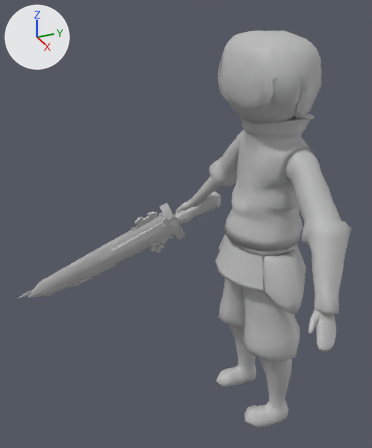
Renders of the FBX model Assets/massa/a_princeMassa_ka_3.fbx from each side of a commit.
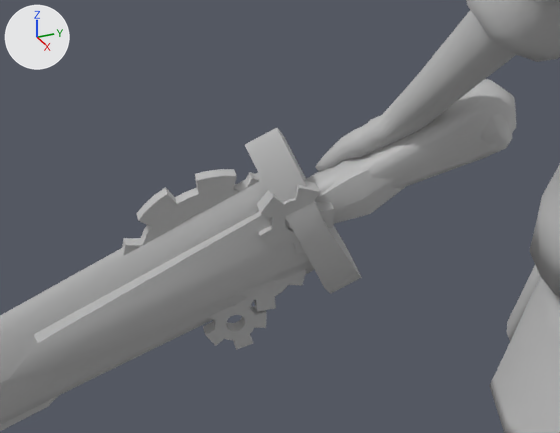
The first picture shows the older version from a camera (50 mm lens) standing at (0.189, -0.127, 0.114) and looking at (-0.058, -0.016, -0.01). The close-ups show both versions on the part from 28% to 62% of the width and 39% to 61% of the height of that picture. The axes (+X, +Y, +Z) are drawn at upper left. The lights are the same throughout. Where no turn or scale is listed for an object, it has been applied to the vertices.

The first close-up shows 'choco_sword', 'm_baseSword_an_2:Default', 'm_princeMassa_an_2:Default'.
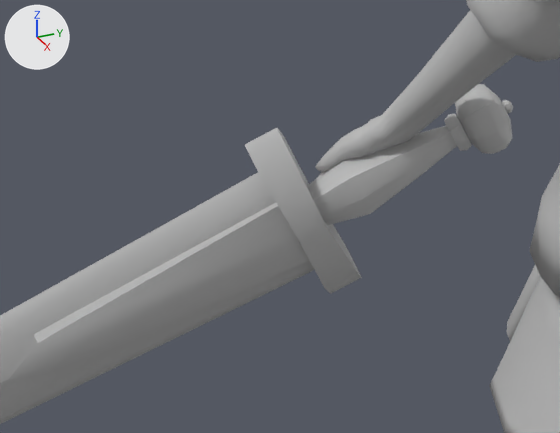
Where the change shows, as pixel boxes [x1, y1, x2, y2] in the close-ups (560 x 433 px):
'choco_sword', deleted
    before: [0, 79, 517, 431]

Diff of the bpy script that builds the scene:
```diff
--- a/Assets/massa/a_princeMassa_ka_3.fbx.py
+++ b/Assets/massa/a_princeMassa_ka_3.fbx.py
@@ ob_choco_sword @@
-ob_choco_sword = bpy.data.objects.new('choco_sword', me_mesh_002)
-ob_choco_sword.location = (-0.0701, -0.0539, -0.0233)
```
